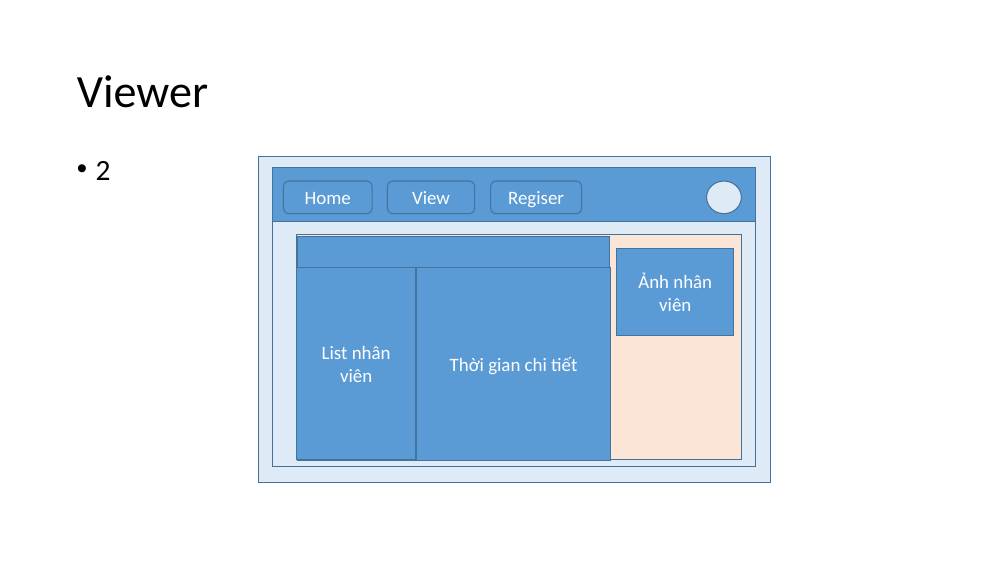
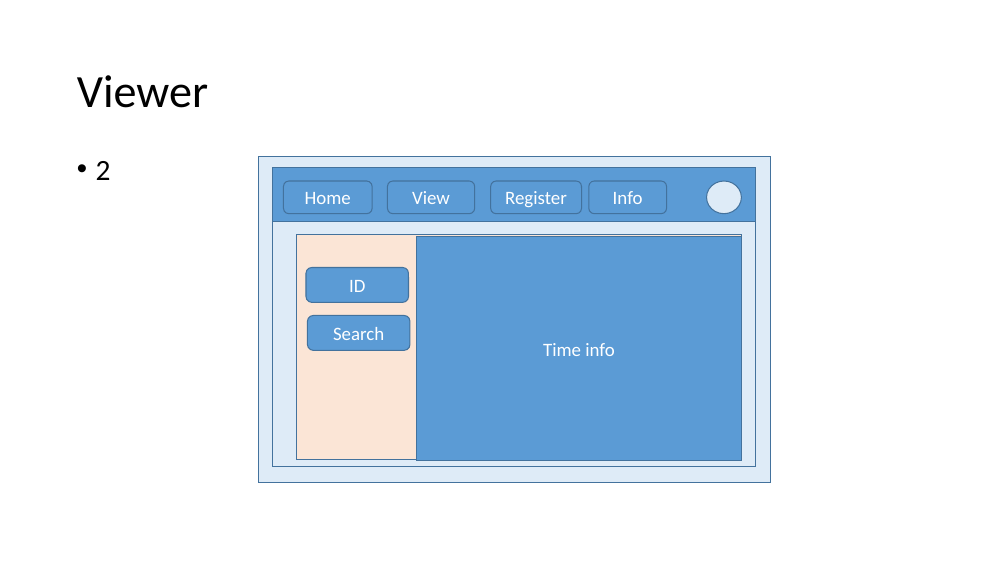
Before and after one commit to Xuantuanncth/TimeKeepong, a slide deck: slide 2 of design/design.pptx. Drawn at 1008x567 pixels with LibreOffice and Linux fonts; fonts in the diff are those of the drawing. Boxes give left, top, right and bottom in pixels: in the first picture for what was removed or moved away, otherwise in the second. Text is boxed around its words. In the diff, an @@ line names an element or a change of style, - is before the commit and + after.

```diff
--- a/design/design.pptx
+++ b/design/design.pptx
@@ text in rounded rectangle at (505,191,567,207): text changed @@
-Regiser
+Register
@@ rounded rectangle added at (589,181,667,213), fill #5B9BD5, outline #43739E 1 pt, 18 pt, text #FFFFFF @@
+Info
@@ rectangle removed at (297,236,609,460) @@
@@ rectangle "Time info": place and size @@
-rectangle "Time info" at (417,268,611,461)
+rectangle "Time info" at (417,236,742,461)
@@ rectangle removed at (296,268,416,460) @@
-List nhân viên
@@ rounded rectangle added at (306,268,409,302), fill #5B9BD5, outline #43739E 1 pt, 18 pt, text #FFFFFF @@
+ID
@@ rectangle removed at (617,249,734,336) @@
-Ảnh nhân viên
@@ rounded rectangle added at (308,315,411,350), fill #5B9BD5, outline #43739E 1 pt, 18 pt, text #FFFFFF @@
+Search
@@ text in rectangle at (543,343,615,356): text changed @@
-Thời gian chi tiết
+Time info
```
Also in this commit, not shown: 4 other slides changed, 1 slide added, 21 other files.
